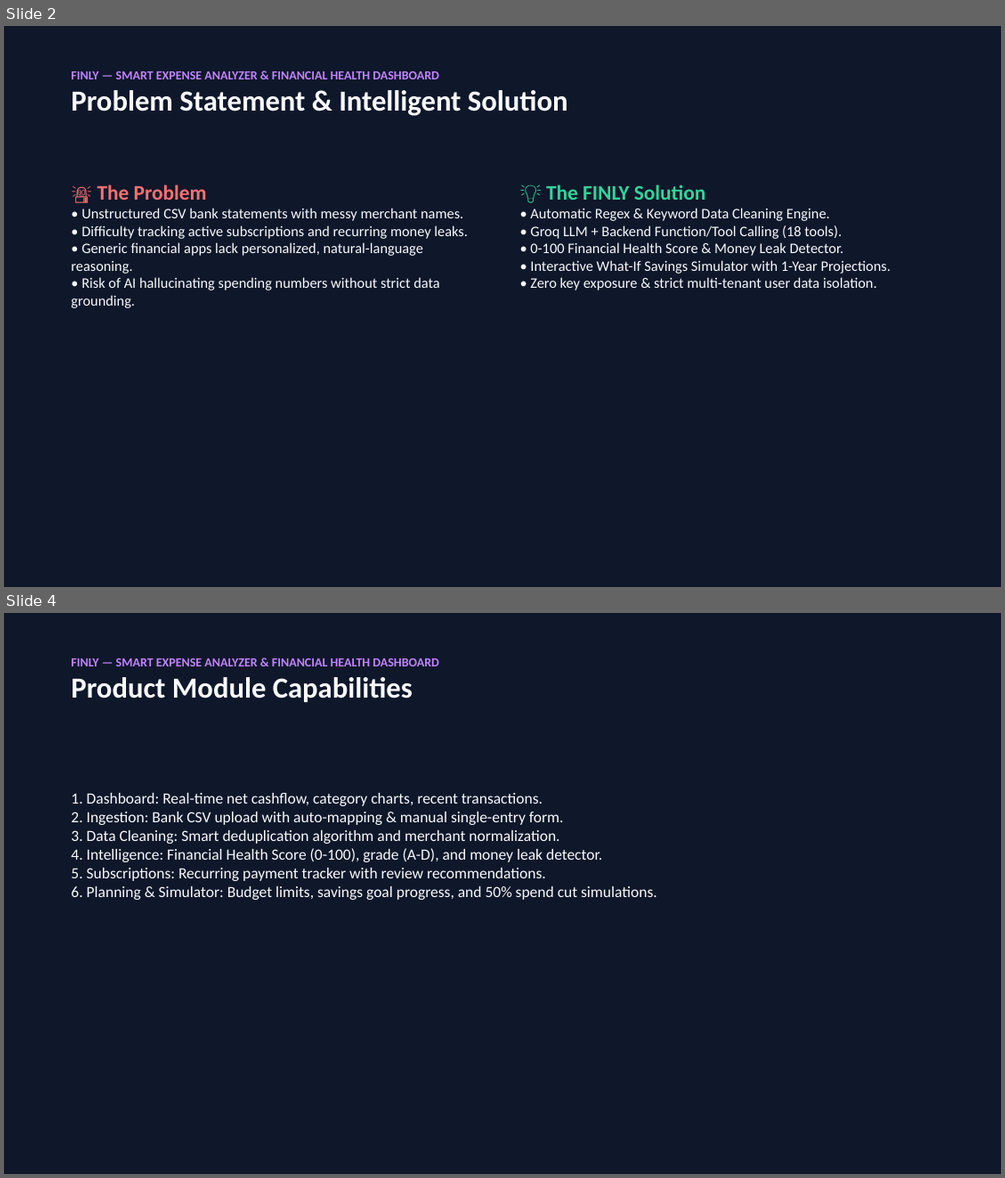
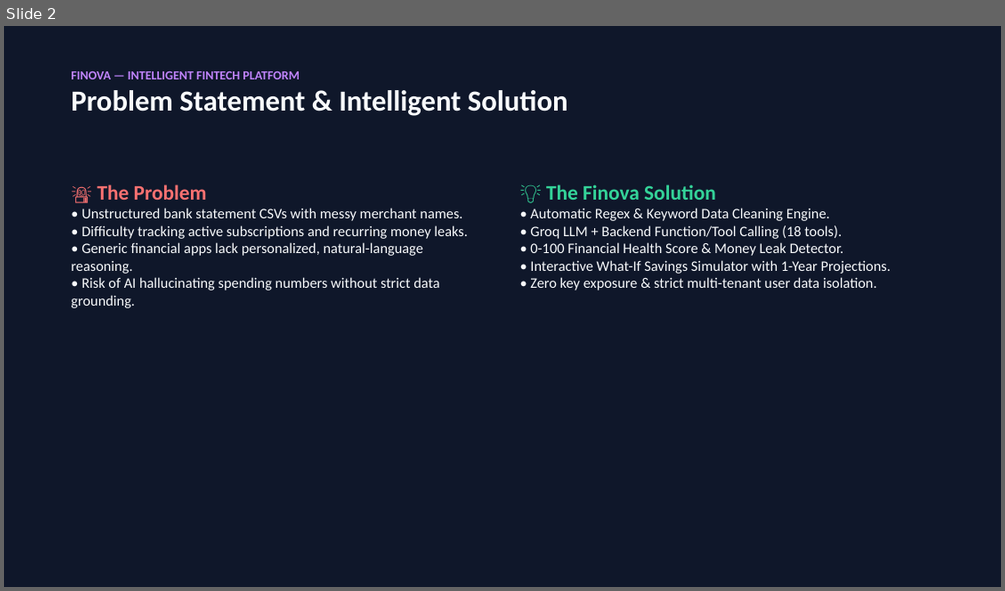
Before and after one commit to adarsh-malviya06/HackInMotion-RICR-HIM-1018, a slide deck: presentation.pptx. Shown one above the other, each under a label of ours: slides 2 and 4 before the commit, slide 2 after it; the slides between them are not shown. The pictures are 1005x1178 and 1005x591 pixels, drawn with LibreOffice and Linux fonts; fonts in the diff are those of the drawing. Boxes give left, top, right and bottom in pixels: in the first picture for what was removed or moved away, otherwise in the second. Text is boxed around its words. In the diff, an @@ line names an element or a change of style, - is before the commit and + after.

Commit message:
feat(branding): update brand identity to Finova (intelligent Fintech) with logo asset, UI components, backend prompt, and docs

```diff
--- a/presentation.pptx
+++ b/presentation.pptx
@@ slide 4 removed at box(4, 613, 1001, 1174), background #0F172A @@
@@ text removed at box(71, 658, 439, 702) @@
-FINLY — SMART EXPENSE ANALYZER & FINANCIAL HEALTH DASHBOARD
-Product Module Capabilities
@@ text removed at box(71, 793, 657, 900) @@
-1. Dashboard: Real-time net cashflow, category charts, recent transactions.
-2. Ingestion: Bank CSV upload with auto-mapping & manual single-entry form.
-3. Data Cleaning: Smart deduplication algorithm and merchant normalization.
-4. Intelligence: Financial Health Score (0-100), grade (A-D), and money leak detector.
-5. Subscriptions: Recurring payment tracker with review recommendations.
-6. Planning & Simulator: Budget limits, savings goal progress, and 50% spend cut simulations.
@@ slide 2 changed as well @@
@@ text at box(71, 71, 299, 79): text changed @@
-FINLY — SMART EXPENSE ANALYZER & FINANCIAL HEALTH DASHBOARD
+FINOVA — INTELLIGENT FINTECH PLATFORM
@@ text at box(546, 184, 716, 200): text changed @@
-💡 The FINLY Solution
+💡 The Finova Solution
@@ text at box(81, 208, 462, 221): text changed @@
-• Unstructured CSV bank statements with messy merchant names.
+• Unstructured bank statement CSVs with messy merchant names.
```
Also in this commit, not shown: 1 other slide changed, 2 other slides removed, 20 other files.
